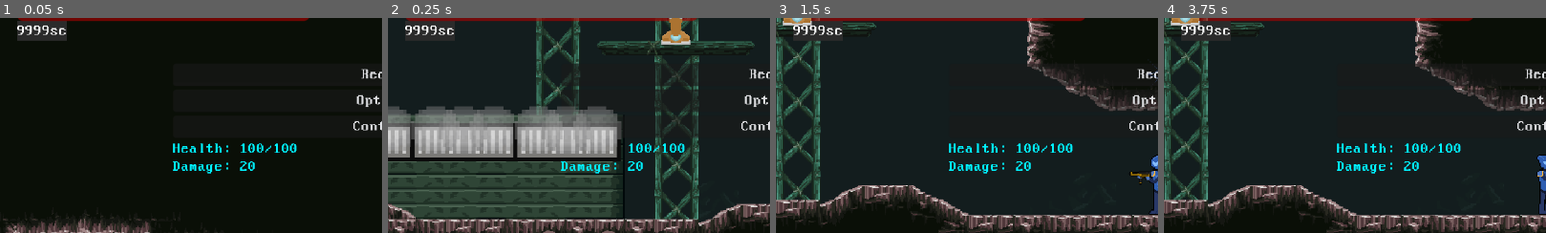
Above: before the commit, frames 1-4 (left to right).
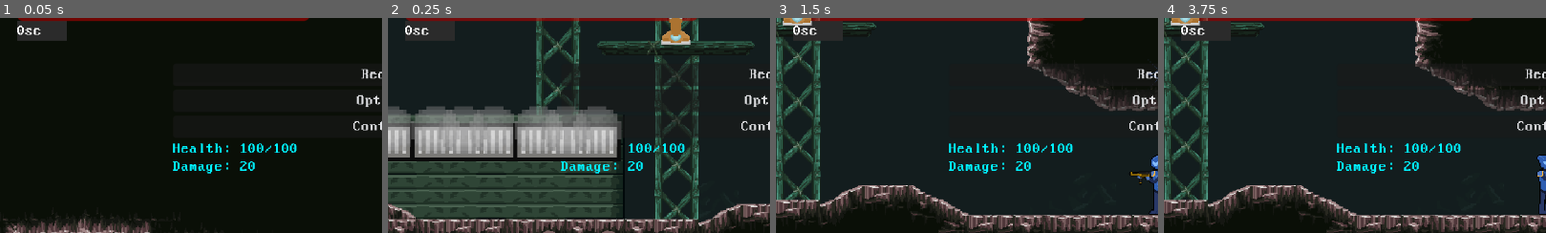
Above: after the commit, the same moments.

Repository: belskyj1985/Spark-2026-Micro-Internship-Game-Dev
Game: Godot game, scene res://game3.tscn
Two runs of this game, one before a commit and one after it. Both use one fixed random seed, a clock stepped at 60 frames per second and the inputs below. This scene is started directly instead of the project's main scene.
Inputs (mouse positions are % of the whole screen's width and height, from its top left):
- Up to frame 1 (0.05 s): no input
- Up to frame 2 (0.25 s): no input
- Up to frame 3 (1.5 s): move the mouse to (45, 70) at 0.52 s; hold D (right) 0.53-1.25 s; hold Right mouse button (aim) 0.53-1.25 s; tap Space (jump) at 0.77 s; click "Recall" at 1.25 s
- Up to frame 4 (3.75 s): click "Options" at 2 s; click "Controls" at 2.75 s; tap Enter at 3.5 s; move the mouse to (80, 65) at 3.52 s; hold D (right) from 3.53 s (still down); tap Q (dash) at 3.6 s
The pictures show only the part of the screen within x 0-50%, y 10-60%; the shares and areas given below are measured in that part.

The runs differ from the first frame. In frame 1, 0.3% of the frame differs, in the area x 4-18%, y 3-8%; in frame 2, 0.3%; in frame 3, 0.3%; in frame 4, 0.3%.

Commit message:
itch export presets

Diff:
--- a/ui.tscn
+++ b/ui.tscn
@@ -32,7 +32,7 @@
 
 [node name="c1" type="Label" parent="VBoxContainer" unique_id=2002551849]
 layout_mode = 2
-text = "9999sc"
+text = "0sc"
 label_settings = SubResource("LabelSettings_m6e0p")
 
 [node name="c2" type="Label" parent="VBoxContainer" unique_id=94517163]
Not shown, added: export_presets.cfg
